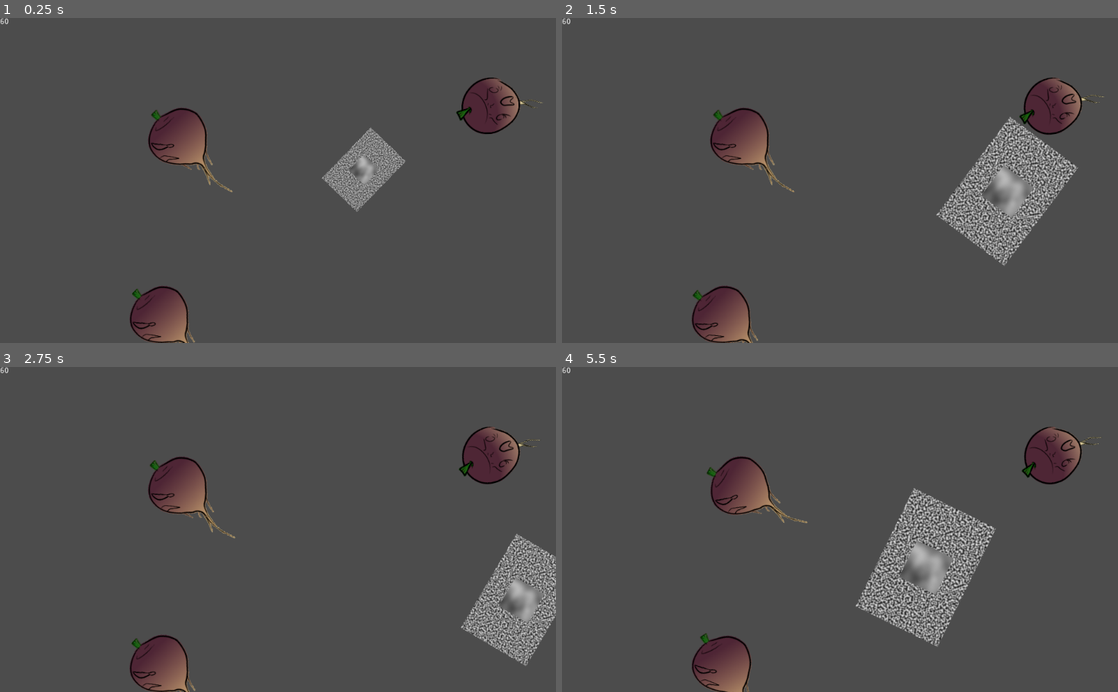
Above: before the commit, frames 1-4 (two rows, left to right).
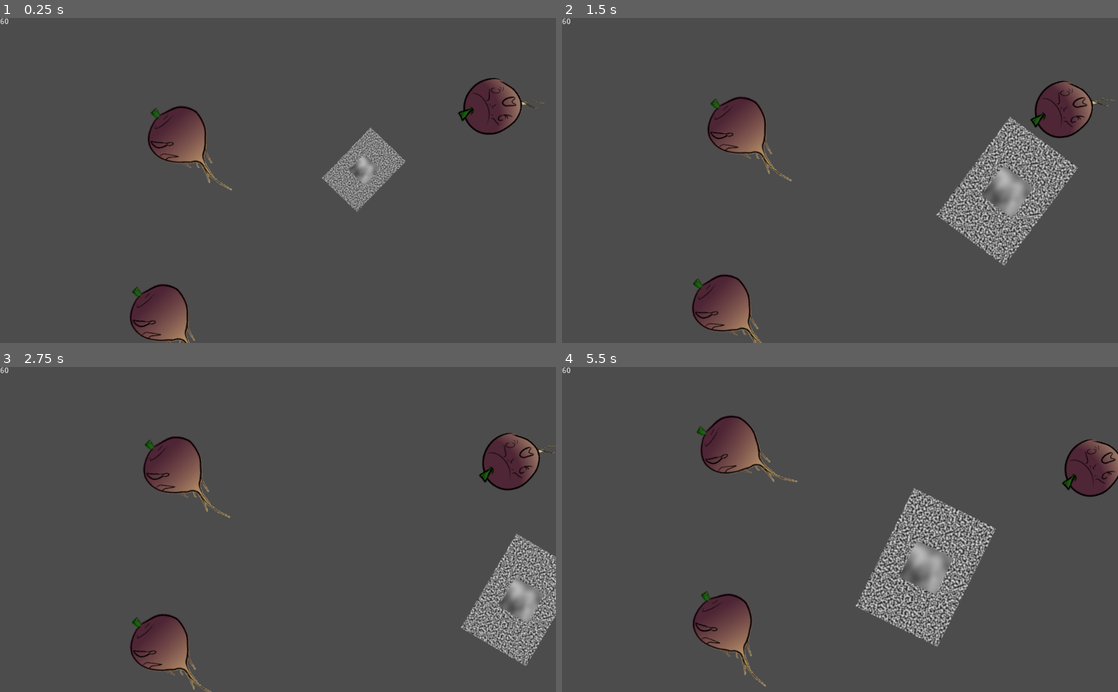
Above: after the commit, the same moments.

Repository: Nopey/carnival
Game: Godot game, scene res://Claw/Game.tscn
Two runs of this game, one before a commit and one after it. Both use one fixed random seed, a clock stepped at 60 frames per second and the inputs below.
Inputs:
- Up to frame 1 (0.25 s): no input
- Up to frame 2 (1.5 s): tap Enter (ui_accept) at 0.5, 0.77 s; hold Right (ui_right) 0.53-1.28 s; hold Down (ui_down) from 1.28 s (still down)
- Up to frame 3 (2.75 s): tap Enter (ui_accept) at 1.52 s; release Down (ui_down) at 2.03 s; hold Right (ui_right) from 2.03 s (still down)
- Up to frame 4 (5.5 s): release Right (ui_right) at 2.78 s; hold Up (ui_up) 2.78-3.53 s; tap Enter (ui_accept) at 3.02, 3.77, 4.52 s; hold Left (ui_left) 3.53-5.03 s; hold Down (ui_down) from 5.03 s (still down)

The runs differ from the first frame. In frame 1, 1.4% of the frame differs, in the area x 23-98%, y 18-100%; in frame 2, 3.3%; in frame 3, 5.7%; in frame 4, 7.7%, in the area x 23-100%, y 14-100%.

Commit message:
turnips now float away

Diff:
--- a/Claw/Turnip.gd
+++ b/Claw/Turnip.gd
@@ -2,6 +2,8 @@
 class_name Turnip
 
 export var turnip_id: int
+export var flee_path: Vector2
+export var flee_rate: float
 
 const turnip_arts = [
 	"res://Claw/turnip_inanimate1.png",
@@ -19,14 +21,30 @@
 	texture.create_from_image(image)
 	$Sprite.texture = texture
 
+	init_flee_params()
+
+func init_flee_params():
+
+	var unit_vec = Vector2(1.0,1.0)
+	var rand_rotation = 2*PI*randf()				# to do: technically we need to init the rand somewhere
+	flee_path = unit_vec.rotated(rand_rotation)
+
+	flee_rate = 10.0 								# to do: tune
+
 
 # Called every frame. 'delta' is the elapsed time since the previous frame.
 func _process(delta):
 	gentle_spin(delta)
+	flee(delta)
 
 func gentle_spin(delta):
 	self.rotation += cos(OS.get_ticks_msec() / 1000.0 * (0.4 + turnip_id * 0.09 ) + turnip_id) * 0.1 * delta
 
+# The turnips float in some random straight line path.
+func flee(delta):
+	self.translate(flee_path*delta*flee_rate)
+	return
+
 func _on_Player_bite(id):
 	if self.turnip_id == id:
 		$sfx.play()
